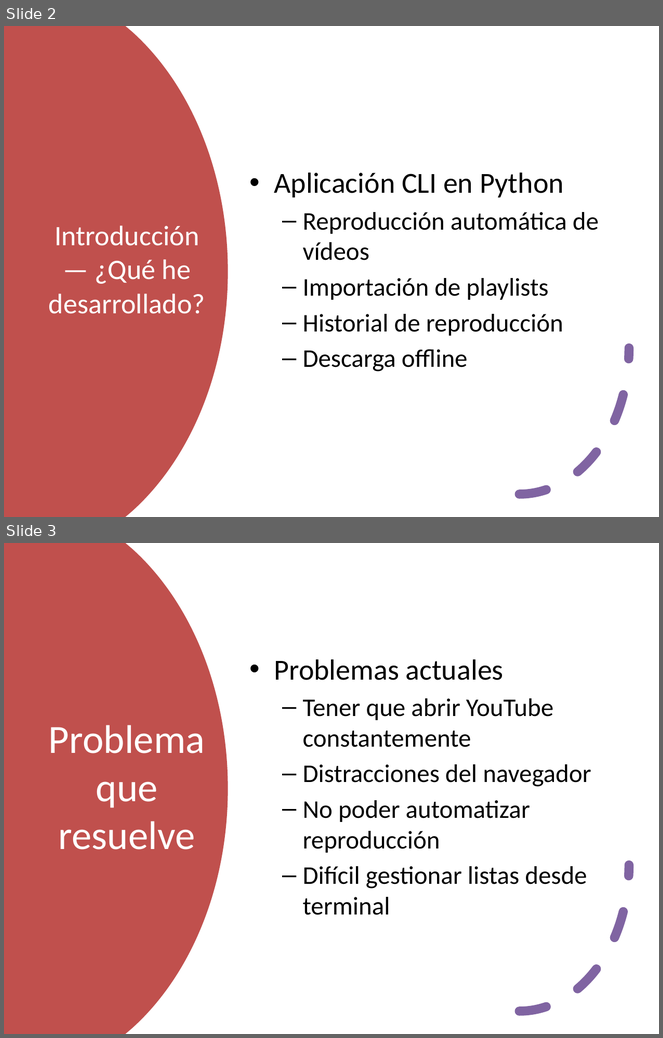
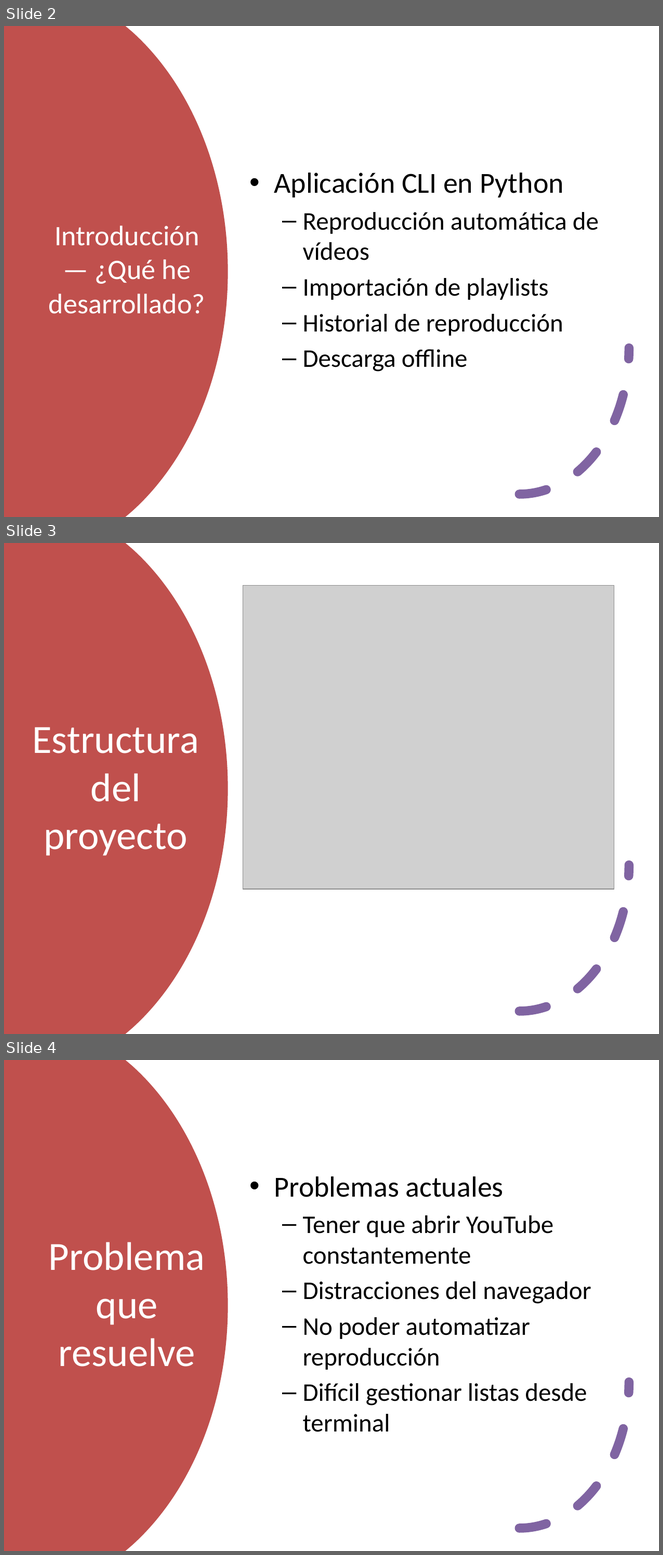
Before and after one commit to HacheGeGit/YoutubeManager, a slide deck: YouTubeManager_Presentation.pptx. Shown one above the other, each under a label of ours: slides 2 and 3 before the commit, slides 2, 3 and 4 after it. The pictures are 663x1038 and 663x1555 pixels, drawn with LibreOffice and Linux fonts; fonts in the diff are those of the drawing; grey boxes stand for pictures. Boxes give left, top, right and bottom in pixels: in the first picture for what was removed or moved away, otherwise in the second. Text is boxed around its words. In the diff, an @@ line names an element or a change of style, - is before the commit and + after.

```diff
--- a/YouTubeManager_Presentation.pptx
+++ b/YouTubeManager_Presentation.pptx
@@ slide 3 added at (4,543,659,1034), background #FFFFFF @@
@@ freeform shape added at (4,543,228,1034), fill #C0504D @@
@@ picture added at (243,586,614,890) @@
@@ title added at (32,727,199,856), 44 pt, text #FFFFFF @@
+Estructura del proyecto
@@ arc (boxed as its full ellipse) added at (410,719,629,1012), outline #8064A2 10 pt dashed @@
@@ what was slide 3 is now slide 4 @@
```
Also in this commit, not shown: 2 slides changed, 2 other slides added.
